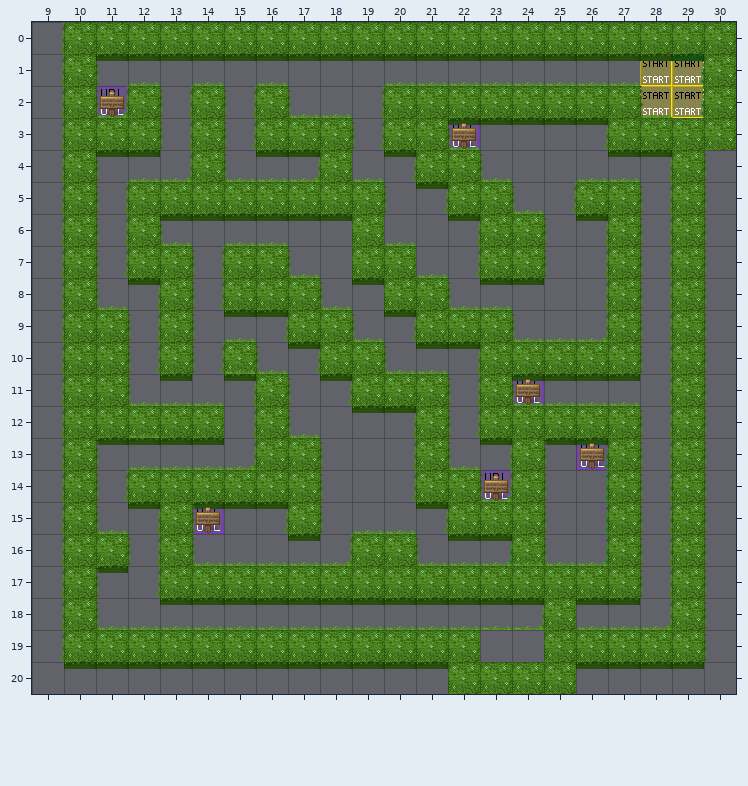
An edit to a level. Tiled map (JSON), audience_response_wa/labyrinth1.tmj. This is how it looked before the edit.
Cells are 32x32 px. Shown: x 9..30, y 0..20.
Now the later version:
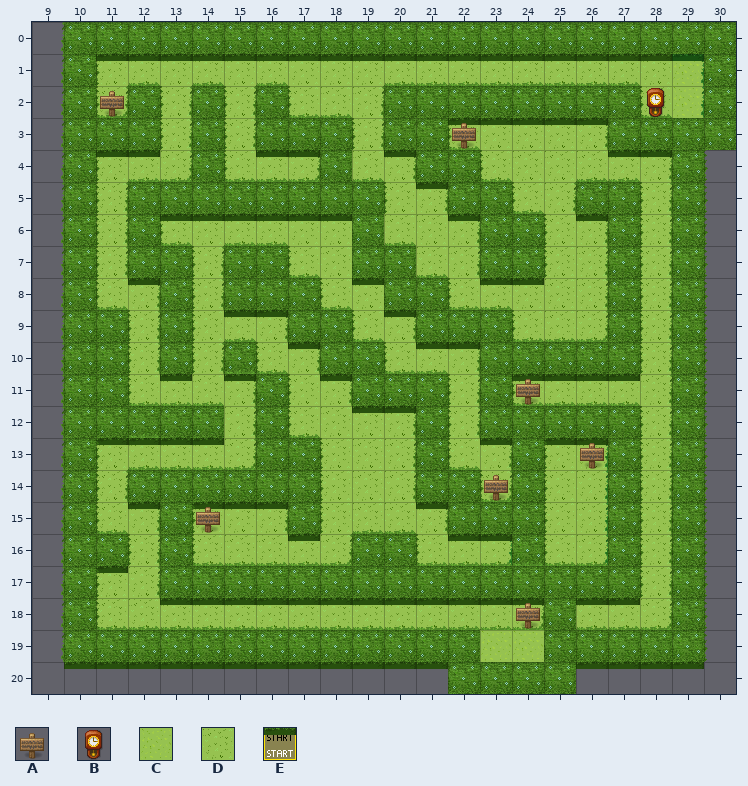
Key: from "Erweiterung": A 235, B 810; from "WA_Exterior": C 629, D 696; from "WA_Special_Zones": E 1.
_ is an empty cell, . an unchanged one.
Tiles of an added or newly shown layer are drawn over the layers below it.
See-through tiles are keyed as they look on the map.
Changes in this commit:
--- layer "start"
@@ x 28..28 @@
- 1 E
- 2 E
+ 1 _
+ 2 _
--- layer "floor/floor1" (now shown)
@@ x 11..29 @@
- 1 ___________________
- 2 _._._.___........__
- 3 .._._..._.._____...
- 4 ___.___.__..______.
- 5 _........__..__.._.
- 6 _.______.___..__._.
- 7 _.._..__..__..__._.
- 8 __._...__.._____._.
- 9 ._.___..__...___._.
-10 ._._.__..___....._.
-11 .____.__..._._____.
-12 ...._.____._....._.
-13 _____..___.__.__._.
-14 _......___.._.__._.
-15 __.___.____...__._.
-16 ._._____..___.__._.
-17 __..............._.
-18 ______________.___.
-19 ............__.....
+ 1 DDDDDDDDDDDDDDDDDDC
+ 2 D.D.D.DDD........DC
+ 3 ..D.D...D..DDDDD...
+ 4 DDD.DDD.DD..DDDDDD.
+ 5 D........DD..DD..D.
+ 6 D.DDDDDD.DDD..DD.D.
+ 7 D..D..DD..DD..DD.D.
+ 8 DD.D...DD..DDDDD.D.
+ 9 .D.DDD..DD...DDD.D.
+10 .D.D.DD..DDD.....D.
+11 .DDDD.DD...D.DDDDD.
+12 ....D.DDDD.D.....D.
+13 DDDDD..DDD.DD.DD.D.
+14 D......DDD..D.DD.D.
+15 DD.DDD.DDDD...DD.D.
+16 .D.DDDDD..DDD.DD.D.
+17 DD...............D.
+18 DDDDDDDDDDDDDD.DDD.
+19 ............CC.....
--- layer "furniture/furniture3"
@@ x 28..28 @@
- 2 _
+ 2 B
@@ x 24..24 @@
-18 _
+18 A
Where, in picture pixels (left, top, right, bottom), the same in both pictures:
changed: (96, 61, 704, 662)
